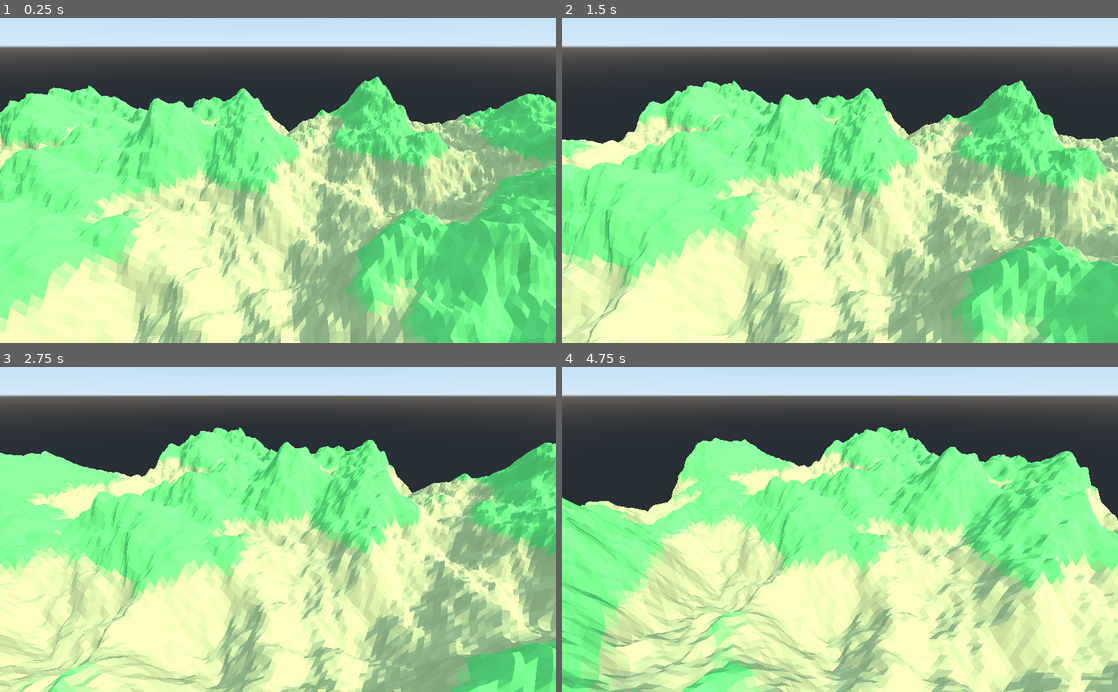
Above: before the commit, frames 1-4 (two rows, left to right).
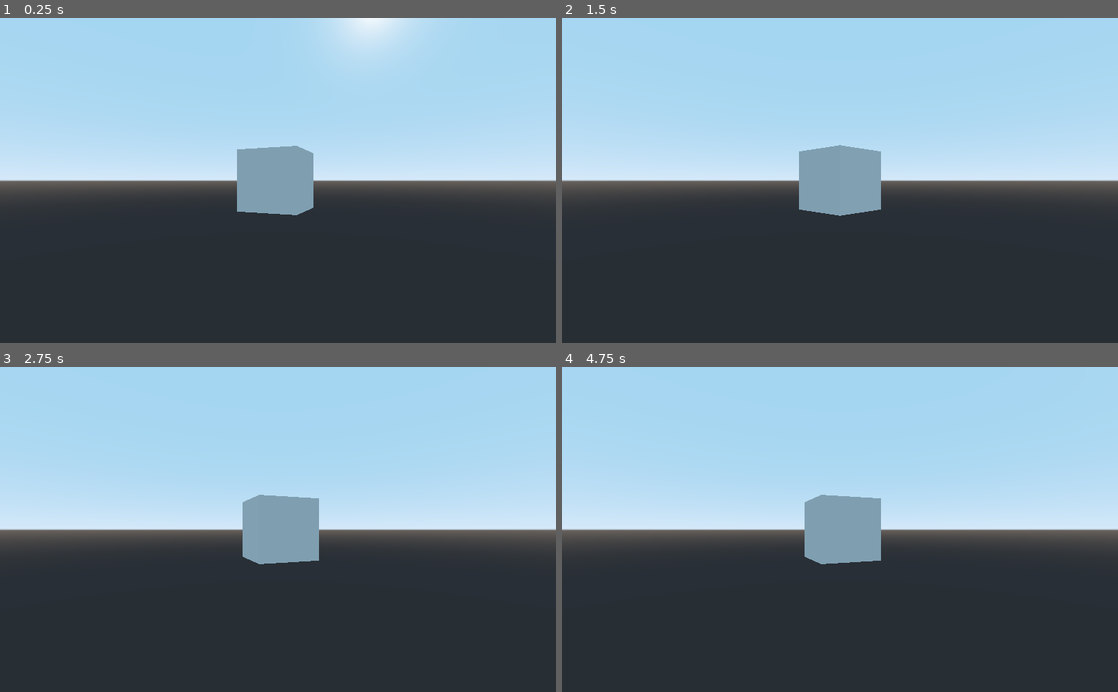
Above: after the commit, the same moments.

Repository: ScottChak/terrain-generation
Game: Godot game, scene res://scenes/World.tscn
The game is run twice, just before and just after one commit, with the same random seed, the same clock (stepped at 60 frames per second) and the same inputs.
Inputs:
- Up to frame 1 (0.25 s): no input
- Up to frame 2 (1.5 s): no input
- Up to frame 3 (2.75 s): no input
- Up to frame 4 (4.75 s): no input

The runs differ from the first frame. In frame 1, 98% of the frame differs, in the area x 0-100%, y 0-100%; in frame 2, 100%; in frame 3, 100%; in frame 4, 100%.

Commit message:
Adding camera rig

Diff:
--- /dev/null
+++ b/terrain-generation/scenes/CameraRig.tscn
@@ -0,0 +1,18 @@
+[gd_scene load_steps=2 format=2]
+
+[ext_resource path="res://scripts/scenes/CameraRig.gd" type="Script" id=1]
+
+[node name="CameraRig" type="Spatial"]
+script = ExtResource( 1 )
+__meta__ = {
+"_edit_group_": true
+}
+
+[node name="Elbow" type="Spatial" parent="."]
+
+[node name="Arm" type="Spatial" parent="Elbow"]
+
+[node name="Wrist" type="Spatial" parent="Elbow/Arm"]
+
+[node name="Camera" type="Camera" parent="Elbow/Arm/Wrist"]
+transform = Transform( 1, 0, 0, 0, 1, 0, 0, 0, 1, 0, 0, 8 )
--- a/terrain-generation/scenes/World.tscn
+++ b/terrain-generation/scenes/World.tscn
@@ -1,17 +1,17 @@
-[gd_scene load_steps=2 format=2]
+[gd_scene load_steps=4 format=2]
 
 [ext_resource path="res://scripts/scenes/World.gd" type="Script" id=1]
+[ext_resource path="res://scenes/CameraRig.tscn" type="PackedScene" id=2]
+
+[sub_resource type="CubeMesh" id=1]
 
 [node name="World" type="Spatial"]
 script = ExtResource( 1 )
 terrain_base_height = 4
 terrain_noise_type = 1
 
-[node name="DirectionalLight" type="DirectionalLight" parent="."]
-transform = Transform( -4.37114e-08, -0.5, 0.866025, 0, 0.866025, 0.5, -1, 2.18557e-08, -3.78552e-08, 64, 32, 0 )
+[node name="CameraRig" parent="." instance=ExtResource( 2 )]
 
-[node name="Rotate" type="Spatial" parent="."]
-
-[node name="Camera" type="Camera" parent="Rotate"]
-transform = Transform( 1, 0, 0, 0, 0.866025, 0.5, 0, -0.5, 0.866025, 0, 64, 0 )
-far = 8192.0
+[node name="MeshInstance" type="MeshInstance" parent="."]
+mesh = SubResource( 1 )
+material/0 = null
--- /dev/null
+++ b/terrain-generation/scripts/scenes/CameraRig.gd
@@ -0,0 +1,6 @@
+extends Spatial
+
+export var elbow_rotation_speed = PI / 2
+
+func rotate_elbow(direction, delta):
+	$Elbow.rotate_object_local(Vector3.UP, direction * elbow_rotation_speed * delta)
--- a/terrain-generation/scripts/scenes/World.gd
+++ b/terrain-generation/scripts/scenes/World.gd
@@ -1,7 +1,7 @@
 extends Spatial
 
-const FlatNoiseGenerator = preload("res://scripts/noise_generators/FlatNoiseGenerator.gd")
-const OpenSimplexNoiseGenerator = preload("res://scripts/noise_generators/OpenSimplexNoiseGenerator.gd")
+const FlatNoiseGenerator = preload("res://scripts/noise-generators/FlatNoiseGenerator.gd")
+const OpenSimplexNoiseGenerator = preload("res://scripts/noise-generators/OpenSimplexNoiseGenerator.gd")
 const TerrainHeightGenerator = preload("res://scripts/TerrainHeightGenerator.gd")
 const WorldChunk = preload("res://scripts/nodes/WorldChunk.gd")
 
@@ -13,10 +13,11 @@
 export(NoiseType) var terrain_noise_type = NoiseType.Flat
 
 func _ready():
-	add_world_chunk()
+#	add_world_chunk()
+	pass
 
 func _process(delta):
-	$Rotate.rotate_y(delta * 0.2)
+	$CameraRig.rotate_elbow(1, delta)
 
 func add_world_chunk():
 	var noise_generator
Renamed: terrain-generation/scripts/noise_generators/FlatNoiseGenerator.gd -> terrain-generation/scripts/noise-generators/FlatNoiseGenerator.gd
Renamed: terrain-generation/scripts/noise_generators/OpenSimplexNoiseGenerator.gd -> terrain-generation/scripts/noise-generators/OpenSimplexNoiseGenerator.gd
Not shown, changed: README.md
